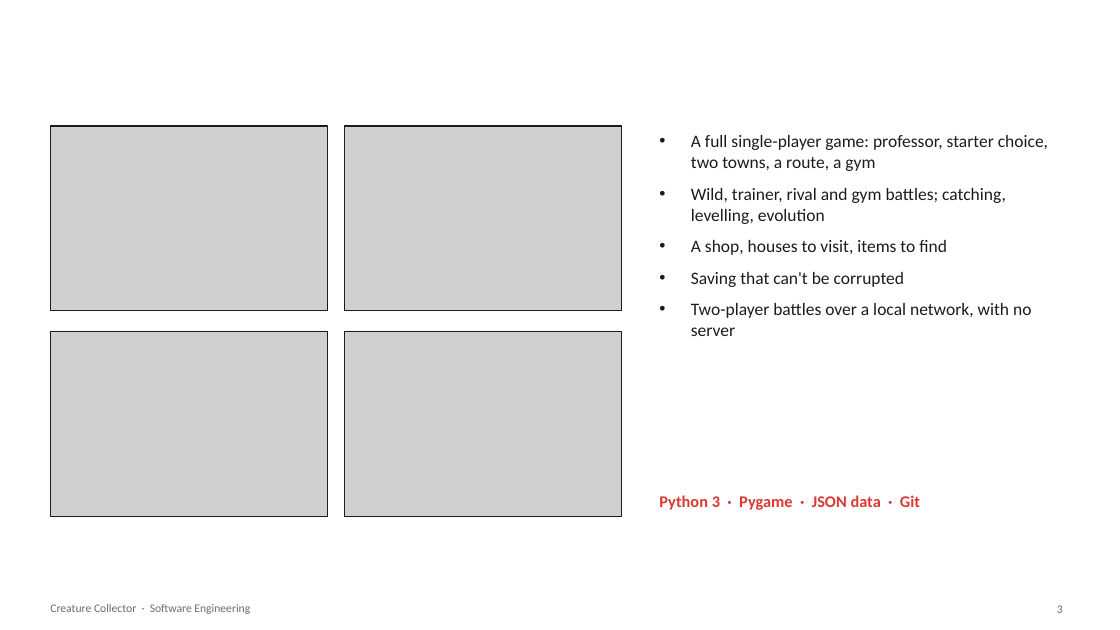
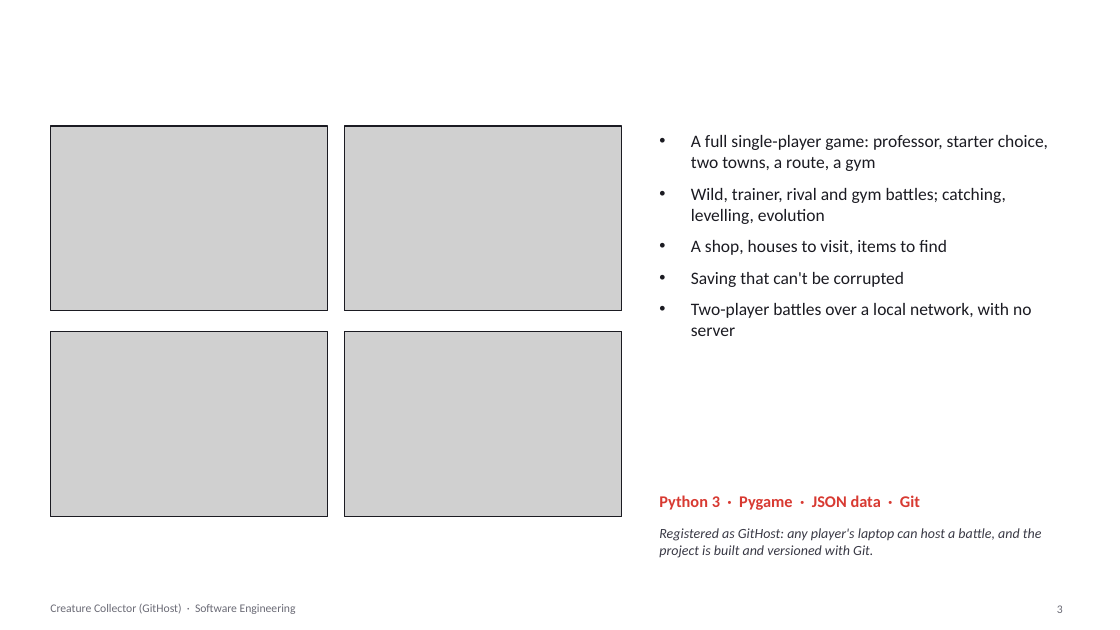
Before and after one commit to psdoom14/creature-collector, a slide deck: slide 3 of docs/se/CreatureCollector-SE.pptx. Drawn at 1120x630 pixels with LibreOffice and Linux fonts; fonts in the diff are those of the drawing; grey boxes stand for pictures; background and template pictures are left out. Boxes give left, top, right and bottom in pixels: in the first picture for what was removed or moved away, otherwise in the second. Text is boxed around its words. In the diff, an @@ line names an element or a change of style, - is before the commit and + after.

```diff
--- a/docs/se/CreatureCollector-SE.pptx
+++ b/docs/se/CreatureCollector-SE.pptx
@@ text added at <box>659,528,1042,558</box>, 12 pt, text #3A3A46, italic @@
+Registered as GitHost: any player's laptop can host a battle, and the project is built and versioned with Git.
@@ text at <box>50,604,296,614</box>: text changed @@
-Creature Collector · Software Engineering
+Creature Collector (GitHost) · Software Engineering
```
Also in this commit, not shown: 30 other slides changed, 4 other files.
